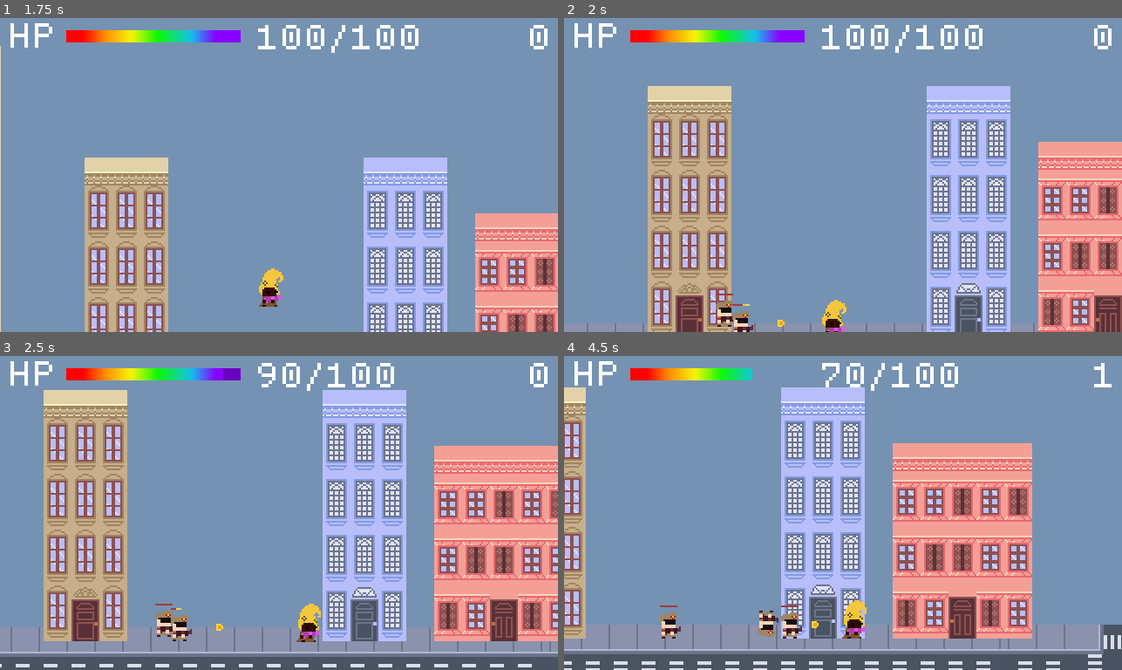
Above: before the commit, frames 1-4 (two rows, left to right).
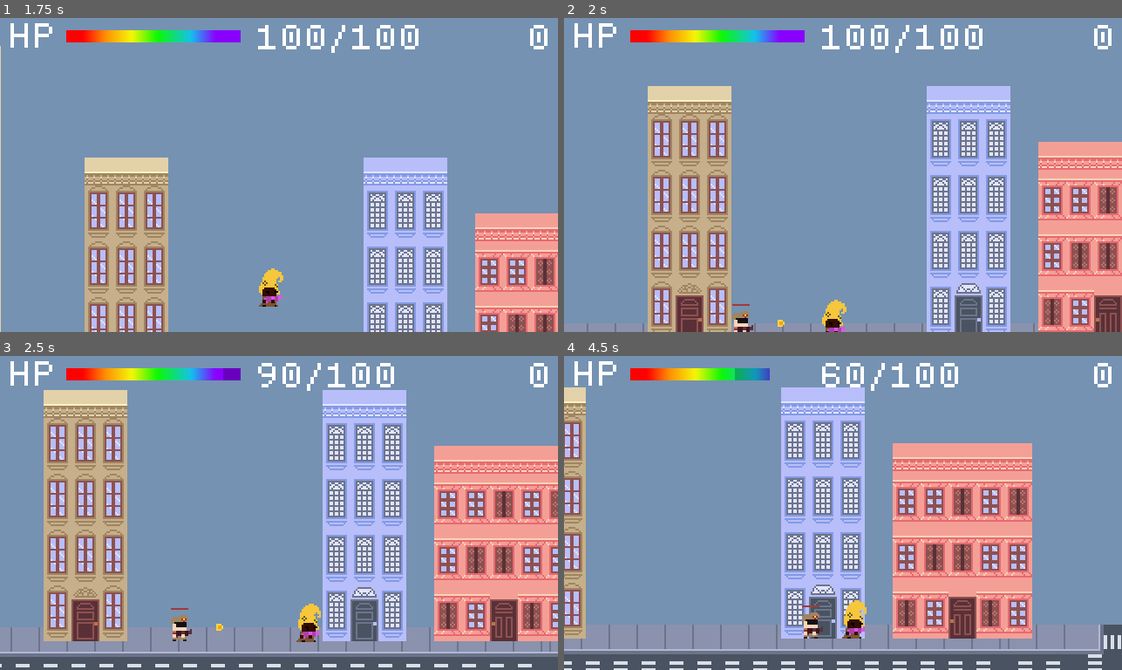
Above: after the commit, the same moments.

Repository: hamiltonromualdo/bring-ur-glam
Game: Godot game, scene res://src/UserInterface/TitleScreen.tscn
Same seed, same stepped clock (60 frames per second), same inputs: the game is played once before the commit and once after it.
Inputs (mouse positions are in pixels of both pictures, inside the frame that each line leads up to):
- Up to frame 1 (1.75 s): click "Play" at 0.5 s; click "Play" at 1.25 s
- Up to frame 2 (2 s): no input
- Up to frame 3 (2.5 s): move the mouse to (401, 497) at 2.02 s; hold Right (ui_right) from 2.03 s (still down)
- Up to frame 4 (4.5 s): move the mouse to (731, 528) at 2.77 s; move the mouse to (898, 443) at 3.52 s; release Right (ui_right) at 3.53 s; hold Left (ui_left) 3.53-4.28 s; move the mouse to (815, 575) at 4.27 s; hold Right (ui_right) from 4.28 s (still down)

Frame 1 is identical in both runs. In frame 2, 0.2% of the frame differs, in the area x 27-34%, y 87-99%; in frame 3, 0.2%; in frame 4, 1.4%, in the area x 17-99%, y 2-90%.

Commit message:
Adding configuration in Playground to enable enemy spawn

Diff:
--- a/bring_ur_glam/src/Levels/Playground.gd
+++ b/bring_ur_glam/src/Levels/Playground.gd
@@ -5,6 +5,7 @@
 var enemiesKilled = 0
 var liveEnemies = 0
 
+export (bool) var ENABLE_ENEMY_SPAWN = true
 
 func _on_enemyDied() -> void:
     enemiesKilled += 1
@@ -66,4 +67,5 @@
 
 
 func _process(delta) -> void:
-    check_and_instance_enemies()
+    if ENABLE_ENEMY_SPAWN:
+        check_and_instance_enemies()
--- a/bring_ur_glam/src/Levels/Playground.tscn
+++ b/bring_ur_glam/src/Levels/Playground.tscn
@@ -7,7 +7,6 @@
 [ext_resource path="res://assets/bg.png" type="Texture" id=6]
 [ext_resource path="res://src/UserInterface/HUD.tscn" type="PackedScene" id=7]
 [ext_resource path="res://assets/tiles/path.tres" type="TileSet" id=8]
-[ext_resource path="res://src/Actors/Enemy.tscn" type="PackedScene" id=9]
 [ext_resource path="res://assets/tiles/buildings.tres" type="TileSet" id=10]
 
 [node name="Playground" type="Node2D"]
@@ -65,9 +64,6 @@
 [node name="Player" parent="." instance=ExtResource( 5 )]
 position = Vector2( -1222, 63 )
 
-[node name="Enemy" parent="." instance=ExtResource( 9 )]
-position = Vector2( -1289, 172 )
-
 [node name="Building Details" type="TileMap" parent="."]
 tile_set = ExtResource( 10 )
 cell_size = Vector2( 16, 16 )
Not shown: 1 places in bring_ur_glam/src/Levels/Playground.tscn that only renumber resources
